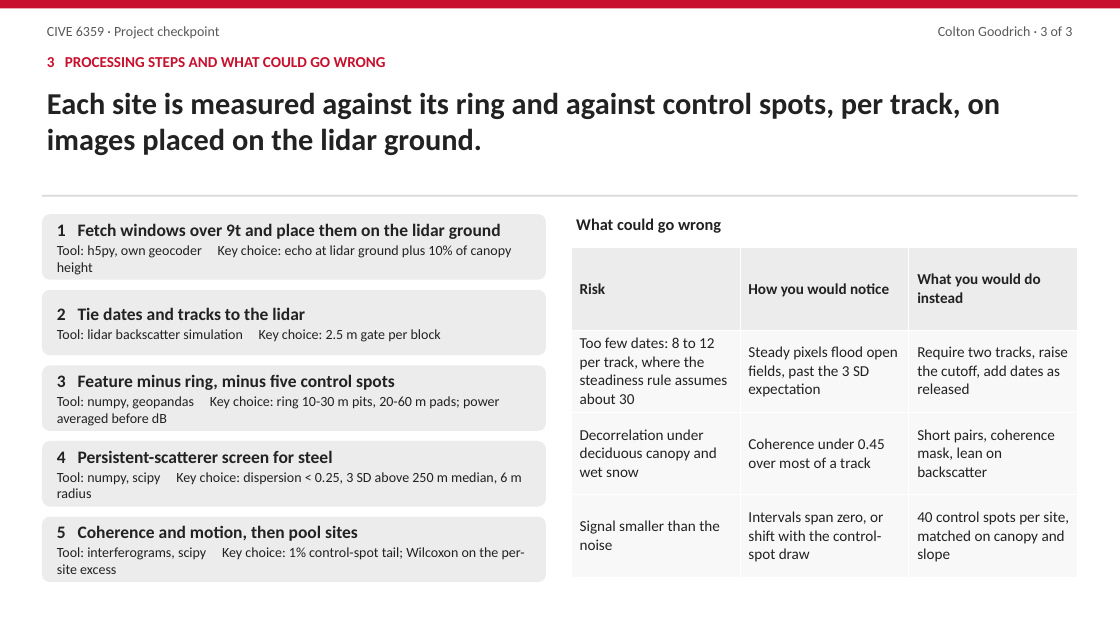
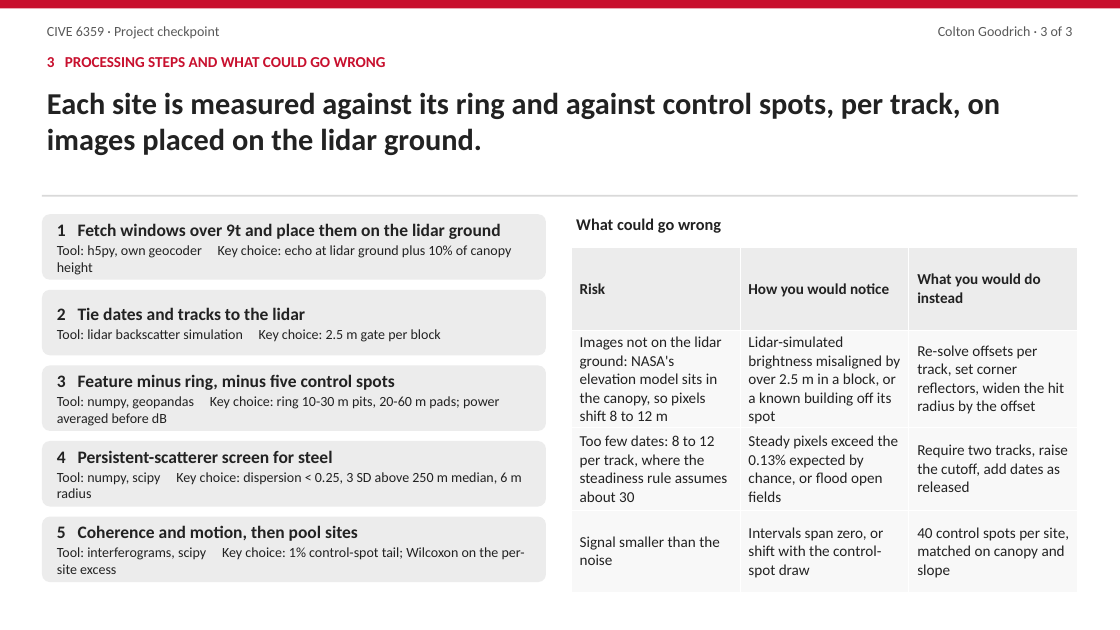
Before and after one commit to clgoodrich/lidar_project, a slide deck: slide 3 of nisar/writeup/nisar_checkpoint_slides_design_9t.pptx. Drawn at 1120x630 pixels with LibreOffice and Linux fonts; fonts in the diff are those of the drawing. Boxes give left, top, right and bottom in pixels: in the first picture for what was removed or moved away, otherwise in the second. Text is boxed around its words. In the diff, an @@ line names an element or a change of style, - is before the commit and + after.

```diff
--- a/nisar/writeup/nisar_checkpoint_slides_design_9t.pptx
+++ b/nisar/writeup/nisar_checkpoint_slides_design_9t.pptx
@@ table at (x1=571, y1=248, x2=1078, y2=582) @@
-row 2: Too few dates: 8 to 12 per track, where the steadiness rule assumes about 30 | Steady pixels flood open fields, past the 3 SD expectation | Require two tracks, raise the cutoff, add dates as released
+row 2: Images not on the lidar ground: NASA's elevation model sits in the canopy, so pixels shift 8 to 12 m | Lidar-simulated brightness misaligned by over 2.5 m in a block, or a known building off its spot | Re-solve offsets per track, set corner reflectors, widen the hit radius by the offset
-row 3: Decorrelation under deciduous canopy and wet snow | Coherence under 0.45 over most of a track | Short pairs, coherence mask, lean on backscatter
+row 3: Too few dates: 8 to 12 per track, where the steadiness rule assumes about 30 | Steady pixels exceed the 0.13% expected by chance, or flood open fields | Require two tracks, raise the cutoff, add dates as released
```
Also in this commit, not shown: 3 other files.
